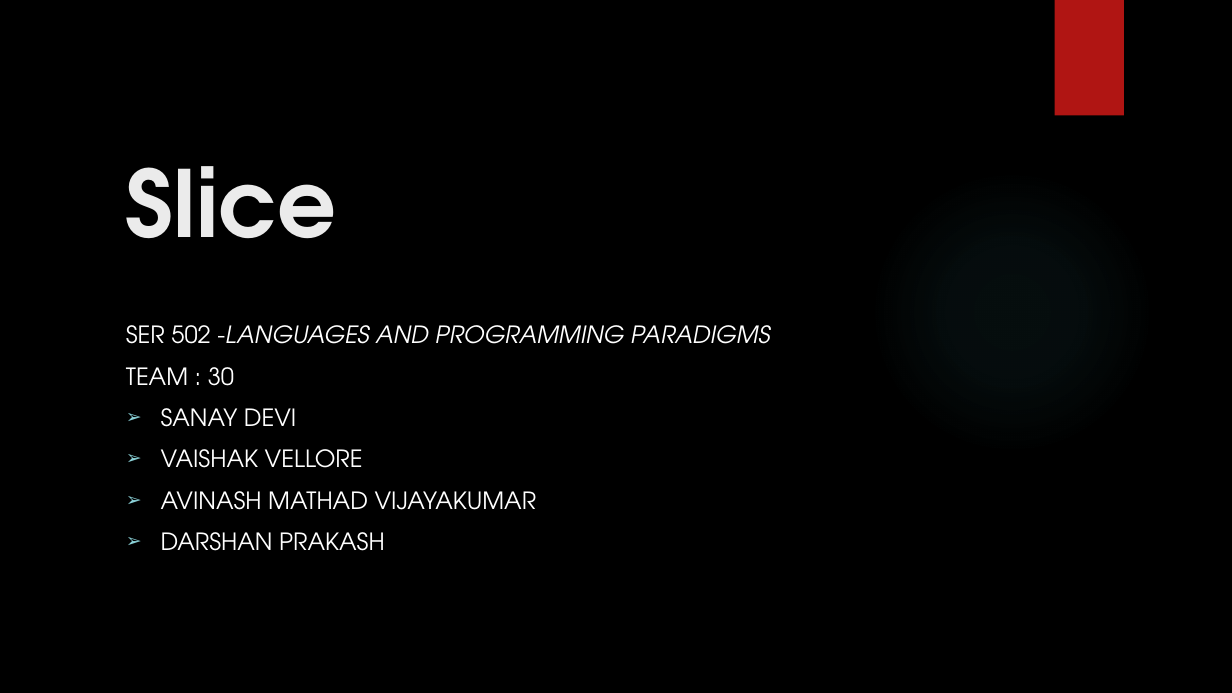
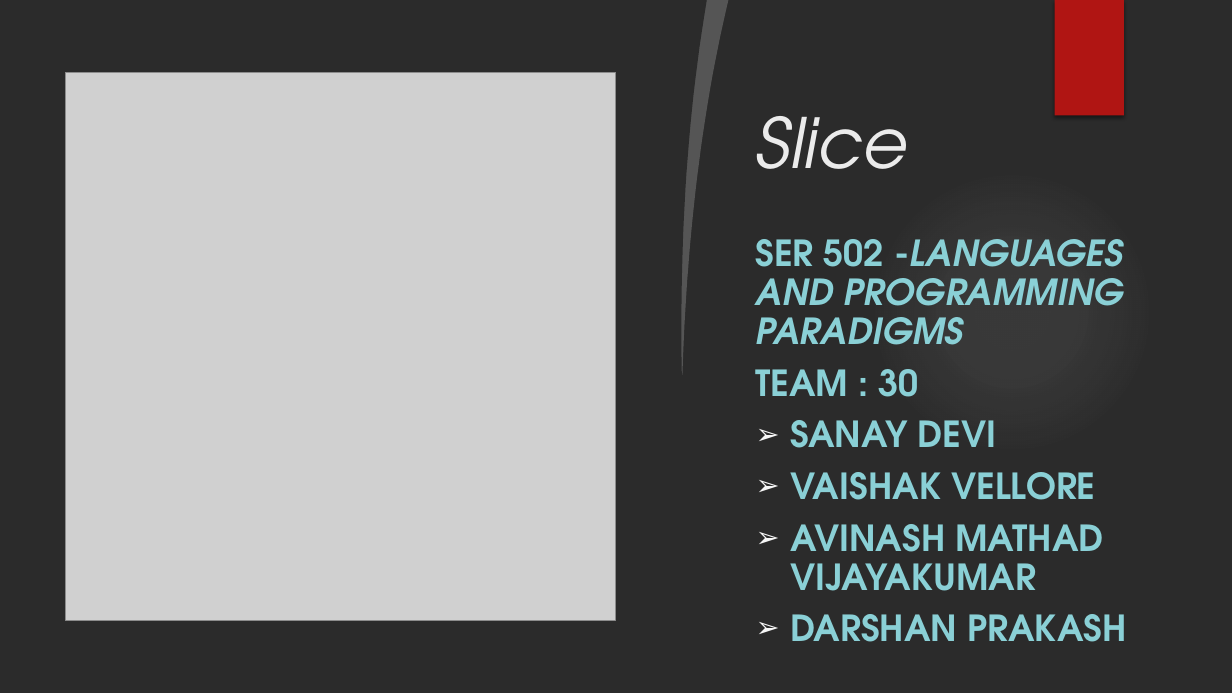
Before and after one commit to AvinashMV/SER502-Spring2018-Team30, a slide deck: slide 1 of doc/Sliceppt.pptx. Drawn at 1232x693 pixels with LibreOffice and Linux fonts; fonts in the diff are those of the drawing; grey boxes stand for pictures; background and template pictures are left out; a plain dark background stands for a picture behind light text. Boxes give left, top, right and bottom in pixels: in the first picture for what was removed or moved away, otherwise in the second. Text is boxed around its words. In the diff, an @@ line names an element or a change of style, - is before the commit and + after.

```diff
--- a/doc/Sliceppt.pptx
+++ b/doc/Sliceppt.pptx
@@ freeform shape added at (0, 0, 707, 693), fill #FFFFFF @@
@@ freeform shape added at (672, 0, 728, 375), fill #FFFFFF at 20% opacity @@
@@ rectangle removed at (1055, 0, 1124, 116) @@
@@ rectangle added at (1055, 0, 1124, 116), fill #B01513 @@
@@ title "Slice": place and size @@
-title "Slice" at (126, 166, 337, 239)
+title "Slice" at (756, 116, 908, 169)
@@ title "Slice" at (756, 116, 908, 169): size 72 to 54 pt, bold off, italic on; line spacing 1 to 0.9 @@
@@ picture added at (65, 72, 616, 620) @@
@@ ellipse at (870, 169, 1154, 454): fill gradient #50B9C1 to gradient #F3F3F3 @@
@@ subtitle "SER 502 -LANGUAGES AND PROGRAMMING ...": place and size @@
-subtitle "SER 502 -LANGUAGES AND PROGRAMMING ..." at (126, 325, 770, 551)
+subtitle "SER 502 -LANGUAGES AND PROGRAMMING ..." at (756, 239, 1126, 642)
@@ subtitle "SER 502 -LANGUAGES AND PROGRAMMING ..." at (756, 239, 1126, 642): size 18.5 to 28 pt, text colour #FFFFFF to #8AD0D6, bold on; line spacing 1 to 0.9; bullet colour #8AD0D6 to #F7F7F7 @@
```
Also in this commit, not shown: 10 other slides changed, 1 slide added, 1 slide removed.
